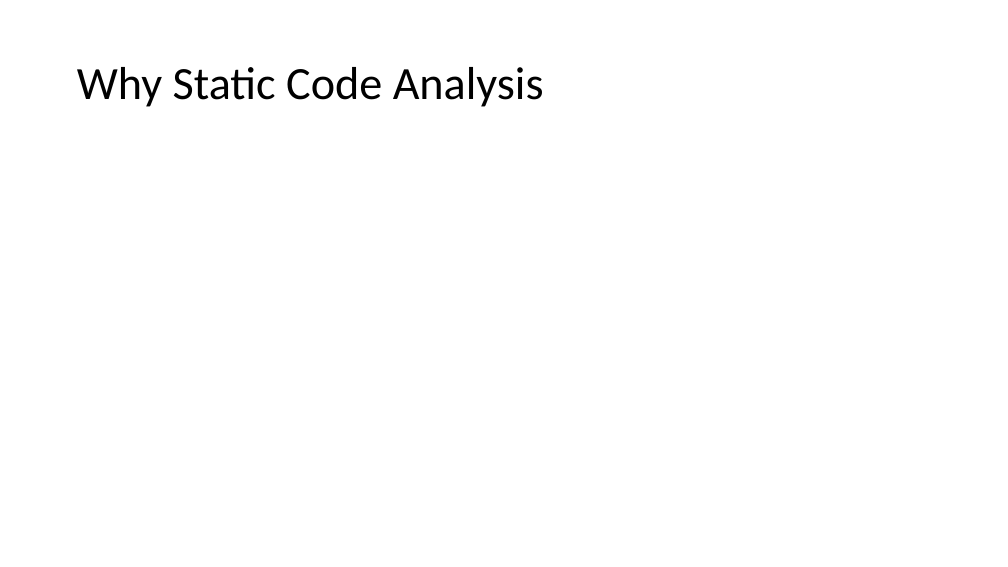
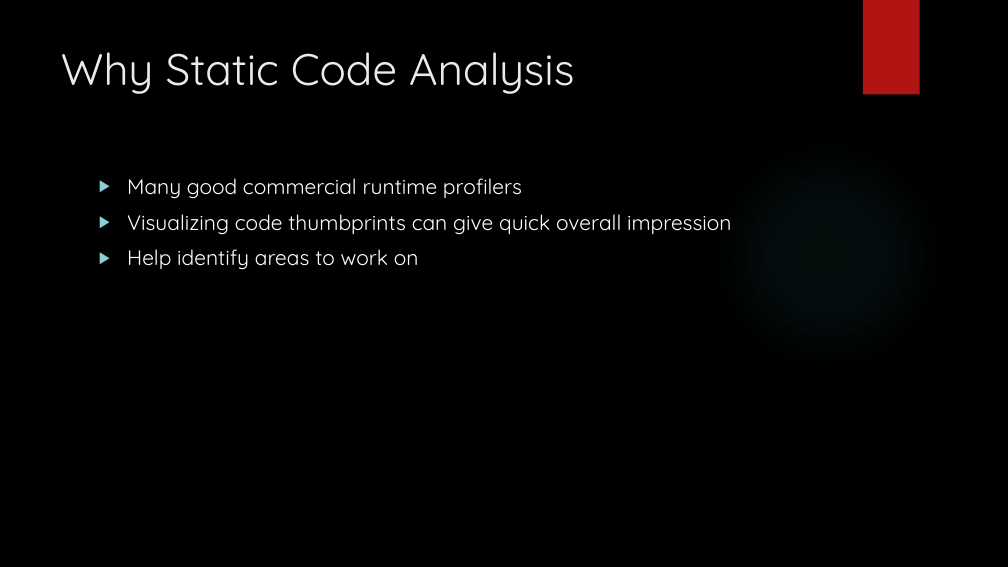
Before and after one commit to srhardin/cs599, a slide deck: slide 3 of Project7.pptx. Drawn at 1008x567 pixels with LibreOffice and Linux fonts; fonts in the diff are those of the drawing; background and template pictures are left out. Boxes give left, top, right and bottom in pixels: in the first picture for what was removed or moved away, otherwise in the second. Text is boxed around its words. In the diff, an @@ line names an element or a change of style, - is before the commit and + after.

```diff
--- a/Project7.pptx
+++ b/Project7.pptx
@@ background #FFFFFF to picture (left out) @@
@@ rectangle added at [863, 0, 920, 95], fill #B01513 @@
@@ title "Why Static Code Analysis": place and size @@
-title "Why Static Code Analysis" at [77, 67, 544, 107]
+title "Why Static Code Analysis" at [61, 52, 574, 94]
@@ title "Why Static Code Analysis" at [61, 52, 574, 94]: size 44 to 42 pt, font Calibri to Quicksand, text colour #000000 to #EBEBEB; line spacing 0.9 to 1; vertical alignment middle to top @@
@@ ellipse added at [712, 138, 944, 371], fill gradient #50B9C1 @@
@@ text added at [127, 178, 732, 270], 20 pt, text #FFFFFF @@
+▶ Many good commercial runtime profilers
+▶ Visualizing code thumbprints can give quick overall impression
+▶ Help identify areas to work on
```
Also in this commit, not shown: 3 other slides changed, 5 slides added, 4 slides removed.
